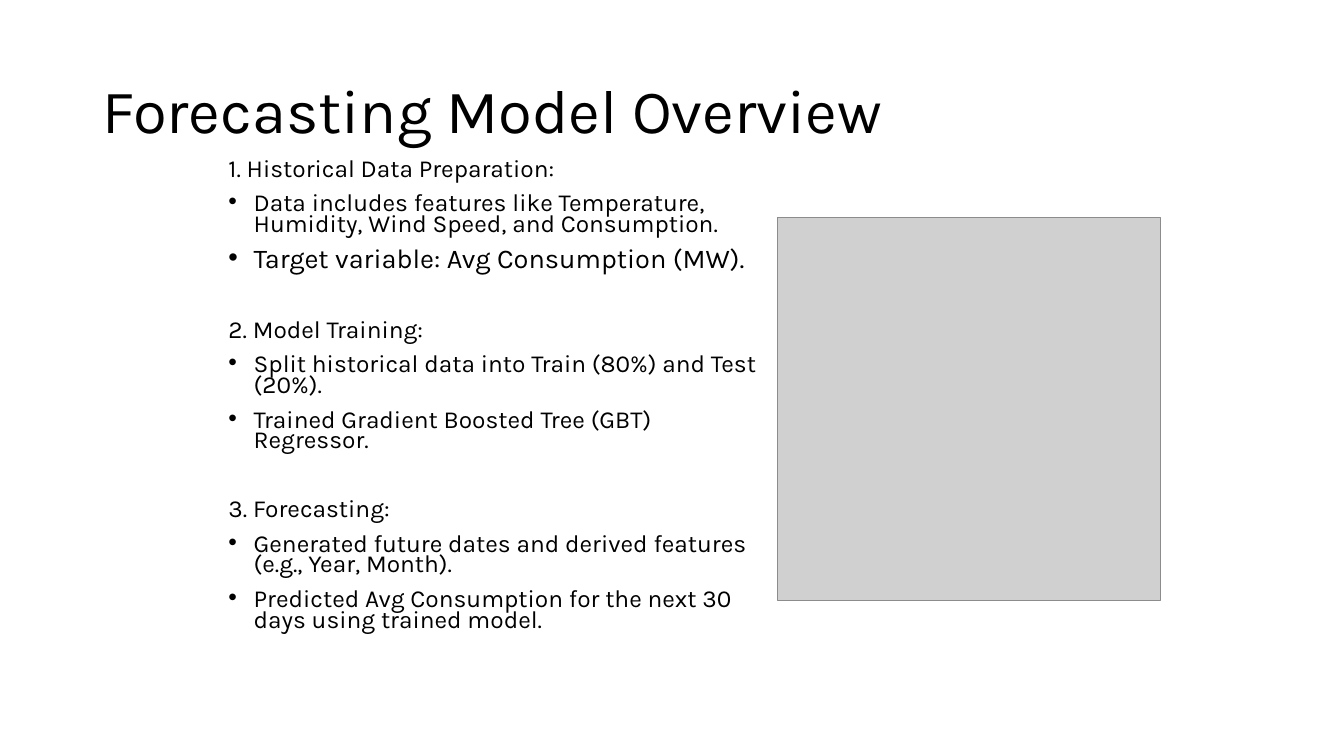
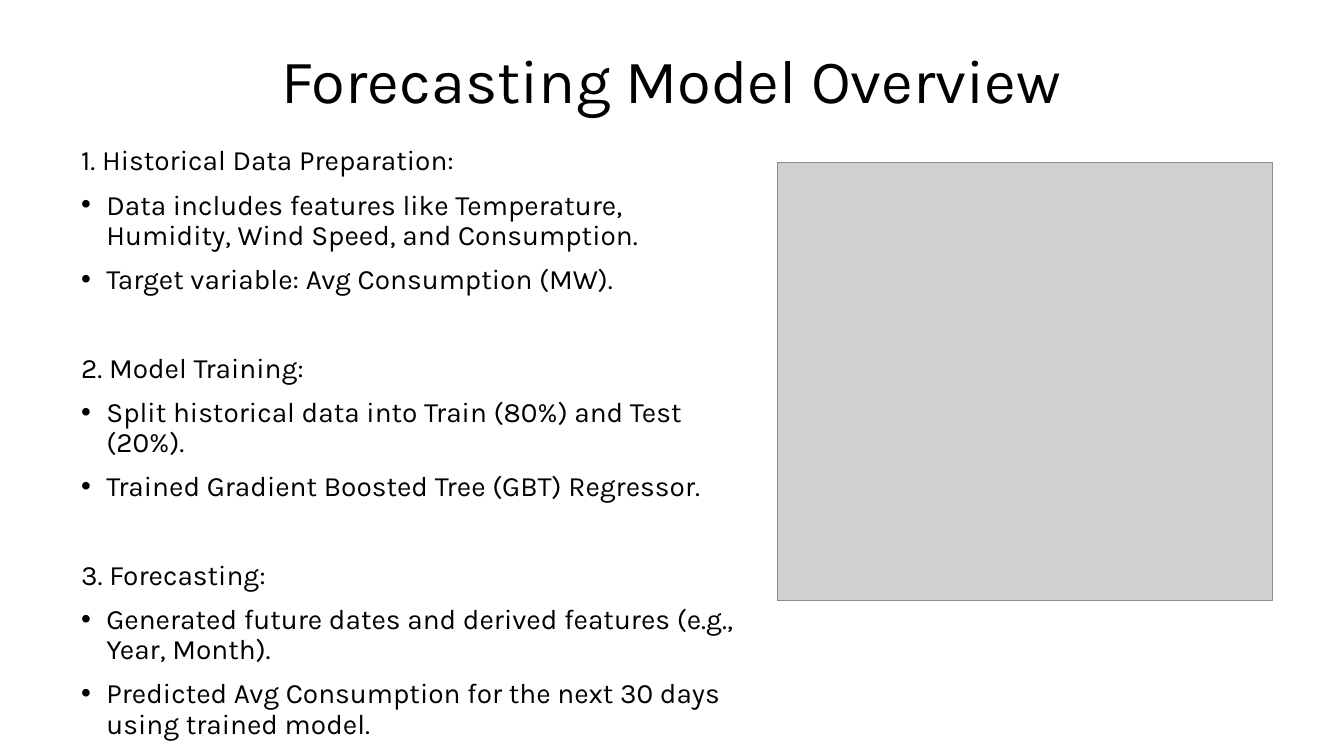
Before and after one commit to cksinghnet/Weather-Based-Grid-Optimization, a slide deck: slide 13 of DataEnggFinalProjectPPT.pptx. Drawn at 1344x756 pixels with LibreOffice and Linux fonts; fonts in the diff are those of the drawing; grey boxes stand for pictures. Boxes give left, top, right and bottom in pixels: in the first picture for what was removed or moved away, otherwise in the second. Text is boxed around its words. In the diff, an @@ line names an element or a change of style, - is before the commit and + after.

```diff
--- a/DataEnggFinalProjectPPT.pptx
+++ b/DataEnggFinalProjectPPT.pptx
@@ title "Forecasting Model Overview" at box(281, 60, 1061, 118): alignment left to centre @@
@@ text "1. Historical Data Preparation:": place and size @@
-text "1. Historical Data Preparation:" at box(228, 160, 756, 634)
+text "1. Historical Data Preparation:" at box(81, 150, 733, 735)
@@ text "1. Historical Data Preparation:" at box(81, 150, 733, 735): size 17.5 to 20 pt; size 19.4 to 20 pt in "Target variable: Avg Consumption (MW)."; line spacing 0.7 to 0.9 @@
@@ picture: place and size @@
-picture at box(777, 217, 1160, 600)
+picture at box(777, 163, 1273, 601)
```
Also in this commit, not shown: 3 other slides changed.
